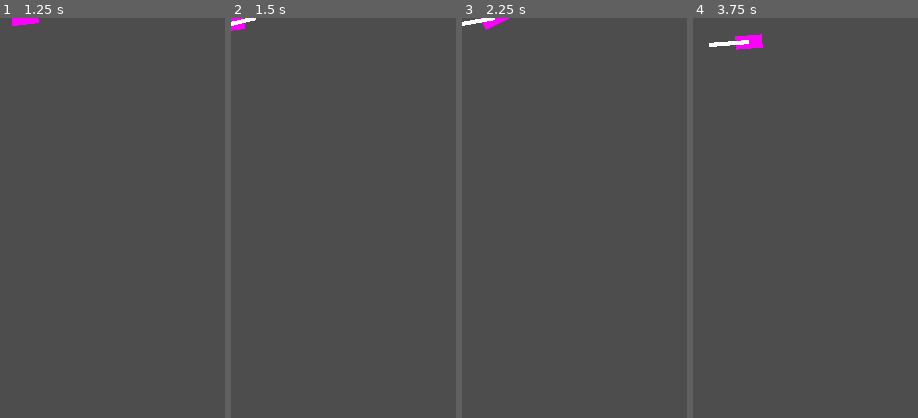
Above: before the commit, frames 1-4 (left to right).
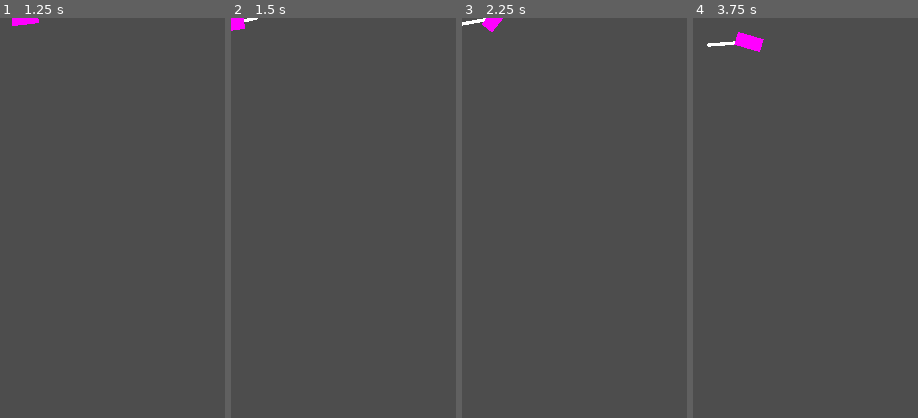
Above: after the commit, the same moments.

Repository: veprogames/blumo
Game: Godot game, scene res://level/level.tscn
Same seed, same stepped clock (60 frames per second), same inputs: the game is played once before the commit and once after it.
Inputs (mouse positions are % of the whole screen's width and height, from its top left):
- Up to frame 1 (1.25 s): tap Enter at 0.5 s; move the mouse to (55, 50) at 0.52 s
- Up to frame 2 (1.5 s): tap Space at 1.25 s; move the mouse to (45, 50) at 1.27 s
- Up to frame 3 (2.25 s): tap Enter at 2 s; move the mouse to (52, 48) at 2.02 s
- Up to frame 4 (3.75 s): tap Space at 2.75 s; move the mouse to (49, 52) at 2.77 s; tap Enter at 3.5 s; move the mouse to (58, 51) at 3.52 s
The pictures show only the part of the screen within x 0-50%, y 0-50%; the shares and areas given below are measured in that part.

Frame 1 is identical in both runs. In frame 2, less than 0.1% of the frame differs, in the area x 0-12%, y 0-3%; in frame 3, 0.1%; in frame 4, 0.2%, in the area x 6-32%, y 3-9%.

Commit message:
improve player rotation to movement

Diff:
--- a/player/player.gd
+++ b/player/player.gd
@@ -3,8 +3,14 @@
 
 @onready var sprite_2d: Sprite2D = $Sprite2D
 
-var accumulated_motion := Vector2.ZERO
+## Used for getting screen edges
 var viewport_rect: Rect2
+
+## Record movements over multiple frames to smoothly rotate the player
+var movements: Array[Vector2] = []
+
+## Amount of frames of movement to keep track of
+const RECORD_THIS_AMOUNT_OF_MOVEMENTS: int = 8
 
 func _ready() -> void:
 	viewport_rect = get_viewport_rect()
@@ -14,14 +20,20 @@
 	var mouse_event = event as InputEventMouseMotion
 	if mouse_event:
 		var motion = mouse_event.relative
+
+		# add motion and clamp to screen edges
 		position += motion
 		position = position.clamp(
 			viewport_rect.position,
 			viewport_rect.position + viewport_rect.size
 		)
-		accumulated_motion += motion
+
+		# record average movements
+		movements.push_back(motion)
+		if len(movements) > RECORD_THIS_AMOUNT_OF_MOVEMENTS:
+			movements.pop_front()
 
 func _process(_delta: float) -> void:
-	if accumulated_motion.length() >= 5:
-		sprite_2d.rotation = accumulated_motion.angle()
-	accumulated_motion = Vector2.ZERO
+	if len(movements) > 0:
+		var average_motion = Utils.sum(movements) / len(movements)
+		sprite_2d.rotation = average_motion.angle()
--- a/player/trail/player_trail.tscn
+++ b/player/trail/player_trail.tscn
@@ -3,4 +3,10 @@
 [ext_resource type="Script" path="res://player/trail/player_trail.gd" id="1_5366p"]
 
 [node name="PlayerTrail" type="Line2D"]
+z_index = -1
+width = 8.0
+joint_mode = 2
+begin_cap_mode = 2
+end_cap_mode = 2
+antialiased = true
 script = ExtResource("1_5366p")
--- /dev/null
+++ b/utils.gd
@@ -0,0 +1,11 @@
+class_name Utils
+extends Object
+
+static func sum(array: Array) -> Variant:
+	if len(array) == 0:
+		return null
+
+	var result = array[0]
+	for i in range(1, len(array)):
+		result += array[i]
+	return result
